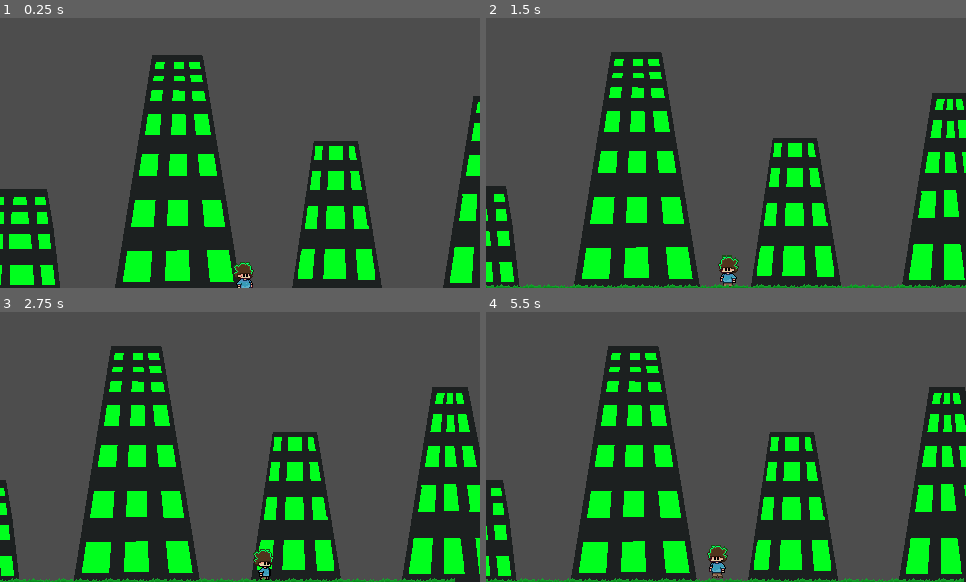
Above: before the commit, frames 1-4 (two rows, left to right).
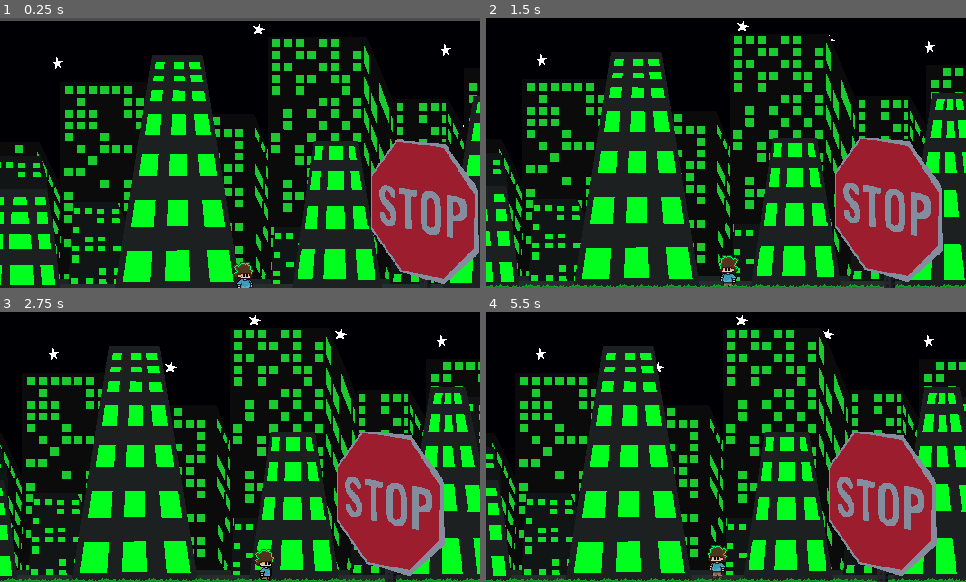
Above: after the commit, the same moments.

Repository: StudioXPEtudiant/25-26.M.S2.IDK
Game: Godot game, scene res://MAP1.tscn
The game is run twice, just before and just after one commit, with the same random seed, the same clock (stepped at 60 frames per second) and the same inputs.
Inputs:
- Up to frame 1 (0.25 s): no input
- Up to frame 2 (1.5 s): hold D (Droite) 0.53-1.28 s; hold Space (Jump) 0.53-1.28 s; hold A (Gauche) from 1.28 s (still down); tap Ctrl (Control) at 1.35 s
- Up to frame 3 (2.75 s): tap Space (Jump) at 1.52, 1.55, 1.82, 2.3 s; release A (Gauche) at 2.03 s; hold D (Droite) from 2.03 s (still down); hold Shift (Shift) from 2.03 s (still down)
- Up to frame 4 (5.5 s): release Shift (Shift) at 2.78 s; tap Space (Jump) at 2.85, 3.02, 3.32, 3.77, 3.8, 4.07, 4.52, 4.55, 4.82 s; release D (Droite) at 3.53 s; hold Ctrl (Control) 3.53-4.28 s; hold A (Gauche) from 3.53 s (still down); tap Shift (Shift) at 4.35 s; hold Space (Jump) from 5.03 s (still down)

The runs differ from the first frame. In frame 1, 70% of the frame differs, in the area x 0-100%, y 1-100%; in frame 2, 68%; in frame 3, 71%; in frame 4, 75%, in the area x 0-100%, y 0-100%.

Commit message:
New Map BUILT

Diff:
--- a/MAP1.tscn
+++ b/MAP1.tscn
@@ -1,12 +1,65 @@
-[gd_scene load_steps=5 format=3 uid="uid://clb04fggjt4xh"]
-
+[gd_scene load_steps=11 format=3 uid="uid://clb04fggjt4xh"]
+
+[ext_resource type="Texture2D" uid="uid://cqmdlq6026mhc" path="res://sign.png" id="1_kumdy"]
 [ext_resource type="PackedScene" uid="uid://b38utk70pabmt" path="res://Benny.tscn" id="1_qgkui"]
 [ext_resource type="PackedScene" uid="uid://5mgb8blgt4t2" path="res://platform.tscn" id="2_3ag7b"]
+[ext_resource type="Texture2D" uid="uid://d287t4s3wtcgf" path="res://city_street.png" id="4_gagyd"]
 [ext_resource type="Texture2D" uid="uid://b2l6rcuwoicpb" path="res://grasslvl1.png" id="4_rk5y0"]
+[ext_resource type="Texture2D" uid="uid://cspl380dnwocr" path="res://building_closer.png" id="5_gtqqo"]
 [ext_resource type="Texture2D" uid="uid://d4ed3ri53v1vr" path="res://buildingcloselvl1.png" id="5_noxhc"]
+[ext_resource type="Texture2D" uid="uid://rvs34a7yiwyc" path="res://city_street_far.png" id="6_f28qi"]
+[ext_resource type="Texture2D" uid="uid://lpxyho25ydmc" path="res://building_far.png" id="7_5mavk"]
+[ext_resource type="Texture2D" uid="uid://cfpkmvcadm37x" path="res://stars.png" id="8_5tnsu"]
 
 [node name="Node2D" type="Node2D"]
 position = Vector2(0, -55)
+
+[node name="Sign_blur" type="ParallaxBackground" parent="."]
+layer = 100
+offset = Vector2(0, -15)
+transform = Transform2D(1, 0, 0, 1, 0, -15)
+
+[node name="sign" type="ParallaxLayer" parent="Sign_blur"]
+motion_scale = Vector2(0.5, 0.5)
+motion_mirroring = Vector2(5555, 0)
+
+[node name="Signblur3" type="Sprite2D" parent="Sign_blur/sign"]
+texture_filter = 1
+position = Vector2(368, -5)
+scale = Vector2(0.9, 0.9)
+texture = ExtResource("1_kumdy")
+
+[node name="Sign_blur3" type="ParallaxBackground" parent="."]
+layer = 100
+offset = Vector2(0, -15)
+transform = Transform2D(1, 0, 0, 1, 0, -15)
+
+[node name="sign" type="ParallaxLayer" parent="Sign_blur3"]
+motion_scale = Vector2(0.5, 0.5)
+motion_mirroring = Vector2(5555, 0)
+
+[node name="Signblur3" type="Sprite2D" parent="Sign_blur3/sign"]
+texture_filter = 1
+position = Vector2(10343, -5)
+scale = Vector2(0.9, 0.9)
+texture = ExtResource("1_kumdy")
+flip_h = true
+
+[node name="Sign_blur2" type="ParallaxBackground" parent="."]
+layer = 100
+offset = Vector2(0, -15)
+transform = Transform2D(1, 0, 0, 1, 0, -15)
+
+[node name="sign" type="ParallaxLayer" parent="Sign_blur2"]
+motion_scale = Vector2(0.5, 0.5)
+motion_mirroring = Vector2(5555, 0)
+
+[node name="Signblur3" type="Sprite2D" parent="Sign_blur2/sign"]
+texture_filter = 1
+position = Vector2(2986, 44)
+scale = Vector2(0.9, 0.9)
+texture = ExtResource("1_kumdy")
+flip_h = true
 
 [node name="grass" type="ParallaxBackground" parent="."]
 layer = 10
@@ -23,7 +76,23 @@
 texture_filter = 1
 texture = ExtResource("4_rk5y0")
 
+[node name="grass2" type="ParallaxBackground" parent="."]
+layer = 10
+offset = Vector2(1200, -50)
+transform = Transform2D(1, 0, 0, 1, 1200, -50)
+scroll_base_scale = Vector2(1.3, 1)
+
+[node name="Sky" type="ParallaxLayer" parent="grass2"]
+texture_filter = 1
+position = Vector2(300, -2)
+motion_mirroring = Vector2(600, 0)
+
+[node name="Sprite2D" type="Sprite2D" parent="grass2/Sky"]
+texture_filter = 1
+texture = ExtResource("4_rk5y0")
+
 [node name="building_closest" type="ParallaxBackground" parent="."]
+layer = -10
 offset = Vector2(0, -15)
 transform = Transform2D(1, 0, 0, 1, 0, -15)
 scroll_base_scale = Vector2(1.25, 1)
@@ -38,6 +107,98 @@
 visibility_layer = 524288
 texture_filter = 1
 texture = ExtResource("5_noxhc")
+centered = false
+
+[node name="city_street" type="ParallaxBackground" parent="."]
+layer = -20
+scroll_base_scale = Vector2(1.25, 1)
+
+[node name="street" type="ParallaxLayer" parent="city_street"]
+z_index = -10
+motion_scale = Vector2(0.5, 0.5)
+motion_mirroring = Vector2(600, 0)
+
+[node name="Sprite2D" type="Sprite2D" parent="city_street/street"]
+light_mask = 0
+visibility_layer = 524288
+texture_filter = 1
+position = Vector2(0, -54)
+texture = ExtResource("4_gagyd")
+centered = false
+
+[node name="building_closer" type="ParallaxBackground" parent="."]
+layer = -30
+offset = Vector2(0, -15)
+transform = Transform2D(1, 0, 0, 1, 0, -15)
+scroll_base_scale = Vector2(1.17, 1)
+
+[node name="Building" type="ParallaxLayer" parent="building_closer"]
+z_index = -10
+motion_scale = Vector2(0.5, 0.5)
+motion_mirroring = Vector2(600, 0)
+
+[node name="Sprite2D" type="Sprite2D" parent="building_closer/Building"]
+light_mask = 0
+visibility_layer = 524288
+texture_filter = 1
+texture = ExtResource("5_gtqqo")
+centered = false
+
+[node name="city_street_far" type="ParallaxBackground" parent="."]
+layer = -40
+offset = Vector2(0, -15)
+transform = Transform2D(1, 0, 0, 1, 0, -15)
+scroll_base_scale = Vector2(1.17, 1)
+
+[node name="street" type="ParallaxLayer" parent="city_street_far"]
+z_index = -10
+motion_scale = Vector2(0.5, 0.5)
+motion_mirroring = Vector2(600, 0)
+
+[node name="Sprite2D" type="Sprite2D" parent="city_street_far/street"]
+light_mask = 0
+visibility_layer = 524288
+texture_filter = 1
+position = Vector2(0, -39)
+texture = ExtResource("6_f28qi")
+centered = false
+
+[node name="building_far" type="ParallaxBackground" parent="."]
+layer = -50
+offset = Vector2(0, -15)
+transform = Transform2D(1, 0, 0, 1, 0, -15)
+scroll_base_scale = Vector2(1.1, 1)
+
+[node name="Building" type="ParallaxLayer" parent="building_far"]
+z_index = -10
+motion_scale = Vector2(0.5, 0.5)
+motion_mirroring = Vector2(600, 0)
+
+[node name="Sprite2D" type="Sprite2D" parent="building_far/Building"]
+light_mask = 0
+visibility_layer = 524288
+texture_filter = 1
+position = Vector2(0, 17)
+texture = ExtResource("7_5mavk")
+centered = false
+
+[node name="sky" type="ParallaxBackground" parent="."]
+layer = -60
+offset = Vector2(0, -15)
+transform = Transform2D(1, 0, 0, 1, 0, -15)
+scroll_base_scale = Vector2(0.1, 1)
+
+[node name="sky" type="ParallaxLayer" parent="sky"]
+z_index = -10
+motion_scale = Vector2(0.5, 0.5)
+motion_mirroring = Vector2(600, 0)
+
+[node name="Sprite2D" type="Sprite2D" parent="sky/sky"]
+light_mask = 0
+visibility_layer = 524288
+texture_filter = 1
+position = Vector2(0, 15)
+texture = ExtResource("8_5tnsu")
 centered = false
 
 [node name="CharacterBody2D" parent="." instance=ExtResource("1_qgkui")]
@@ -46,4 +207,4 @@
 
 [node name="Platform" parent="." instance=ExtResource("2_3ag7b")]
 position = Vector2(-191, 335)
-scale = Vector2(31.28, 1)
+scale = Vector2(19973.2, 1.01153)
--- a/Movement_Script.gd
+++ b/Movement_Script.gd
@@ -107,7 +107,7 @@
 				IsJumping = true
 				jumpTime = Defealt_Jump_Time /2
 		else:
-			deplacement.y += 100 *jumpTime+90.9
+			deplacement.y += 10000 *jumpTime+90.9
 			if !IsJumping:
 				IsJumping = true
 				jumpTime = Defealt_Jump_Time /4
Binary file added: building_closer.png
Not shown, added: building_closer.png.import
Binary file added: building_far.png
Not shown, added: building_far.png.import
Binary file added: city_street.png
Not shown, added: city_street.png.import
Binary file added: city_street_far.png
Not shown, added: city_street_far.png.import
Binary file added: sign.png
Not shown, added: sign.png.import
Binary file added: signblur3.png
Not shown, added: signblur3.png.import
(and 4 more such lines)
